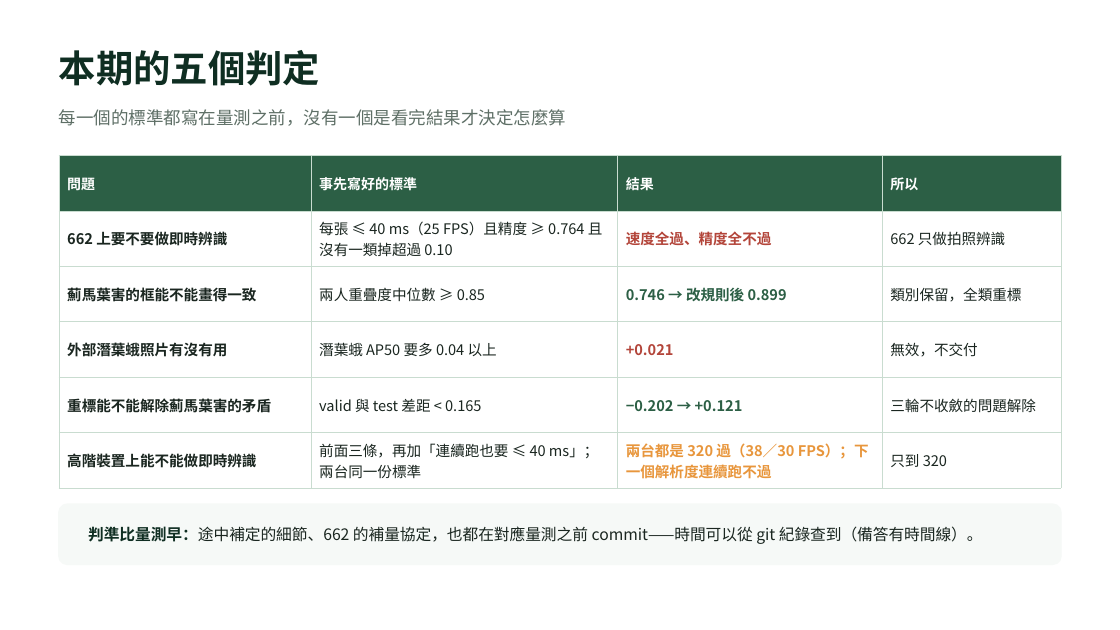
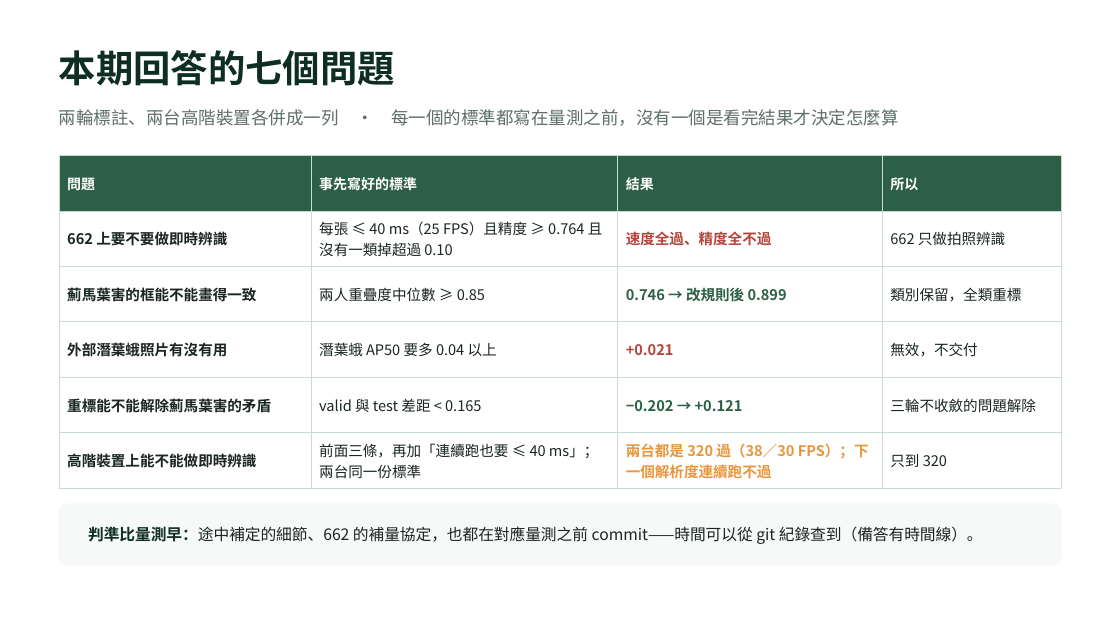
Before and after one commit to OneLeaf-dx/detection, a slide deck: slide 4 of docs/v12.3_簡報_口頭報告.pptx. Drawn at 1120x630 pixels with LibreOffice and Linux fonts; fonts in the diff are those of the drawing. Boxes give left, top, right and bottom in pixels: in the first picture for what was removed or moved away, otherwise in the second. Text is boxed around its words. In the diff, an @@ line names an element or a change of style, - is before the commit and + after.

```diff
--- a/docs/v12.3_簡報_口頭報告.pptx
+++ b/docs/v12.3_簡報_口頭報告.pptx
@@ text at <box>59,50,395,86</box>: text changed @@
-本期的五個判定
+本期回答的七個問題
@@ text at <box>59,109,898,126</box>: text changed @@
-每一個的標準都寫在量測之前，沒有一個是看完結果才決定怎麼算
+兩輪標註、兩台高階裝置各併成一列 · 每一個的標準都寫在量測之前，沒有一個是看完結果才決定怎麼算
```
Also in this commit, not shown: 8 other slides changed, 4 other files.
